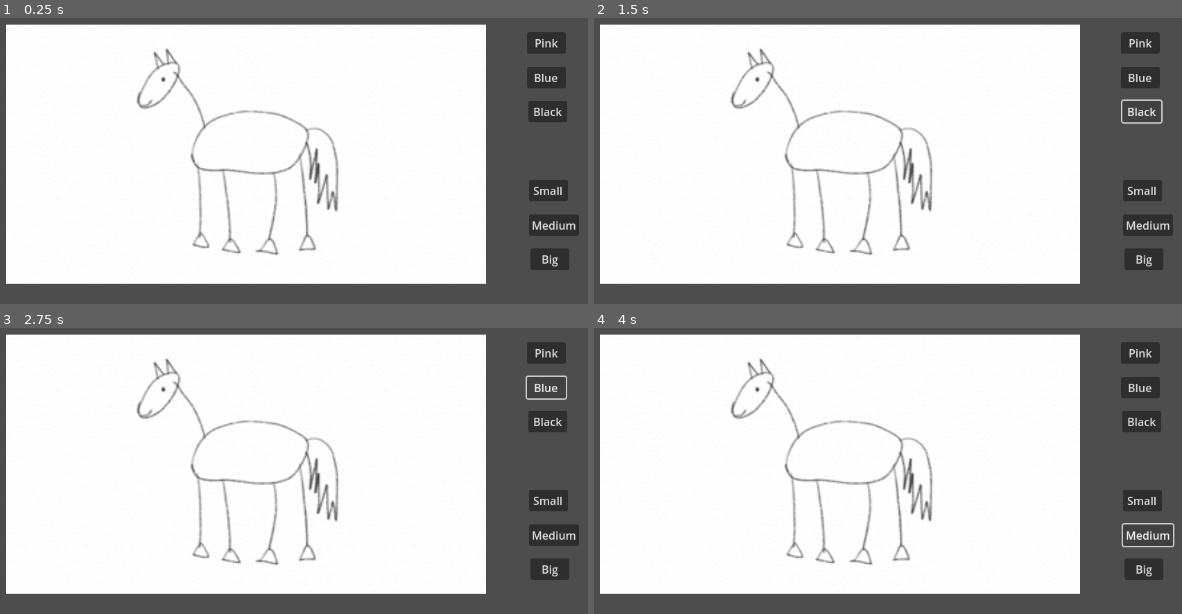
Above: before the commit, frames 1-4 (two rows, left to right).
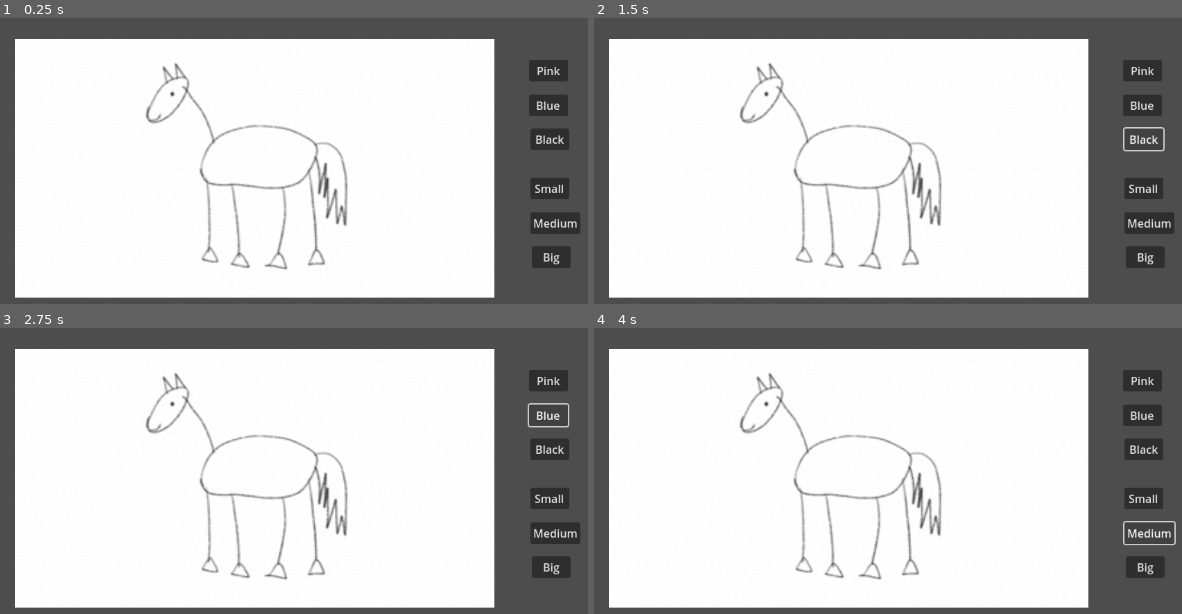
Above: after the commit, the same moments.

Repository: jtorbett23/WildJam68
Game: Godot game, scene res://main.tscn
Two runs of this game, one before a commit and one after it. Both use one fixed random seed, a clock stepped at 60 frames per second and the inputs below.
Inputs:
- Up to frame 1 (0.25 s): no input
- Up to frame 2 (1.5 s): click "Pink" at 0.5 s; click "Black" at 1.25 s
- Up to frame 3 (2.75 s): click "Blue" at 2 s
- Up to frame 4 (4 s): click "Small" at 2.75 s; click "Medium" at 3.5 s

The runs differ from the first frame. In frame 1, 18% of the frame differs, in the area x 1-99%, y 2-98%; in frame 2, 18%; in frame 3, 18%; in frame 4, 18%.

Commit message:
add screenshot of just art

Diff:
--- a/draw.gd
+++ b/draw.gd
@@ -8,10 +8,11 @@
 var min_pos : Vector2
 var max_pos : Vector2
 
-@onready var colours : Node2D = $Colours
+@onready var colours : Node2D = $"../../../Colours"
+@onready var sizes : Node2D = $"../../../Sizes"
 
 
-@onready var sizes : Node2D = $Sizes
+@onready var subviewport : SubViewport = $"../."
 
 func _draw():
 	for data in draw_data:
@@ -26,6 +27,7 @@
 		child.connect("pressed", change_size.bind(child.name))
 
 	var background : Sprite2D = $"Background"
+	subviewport.size = background.get_rect().size * background.transform.get_scale()
 	var background_size = background.get_rect().size * background.transform.get_scale()
 	min_pos = background.global_position
 	max_pos = min_pos + background_size
@@ -79,5 +81,16 @@
 			previous_draw = [[]]
 		#undo v1
 		# draw_data.pop_back()
+	if Input.is_action_just_pressed("screenshot"):
+		print("click wow")
+		take_pic("Canvas")
+	queue_redraw()
 
-	queue_redraw()
+
+func take_pic(filename=""):
+	var capture = subviewport.get_texture().get_image()
+	var _time = Time.get_datetime_string_from_system()
+
+	var filepath = "./assets/user-art/{1}-Screenshot-{0}.png".format({"0": _time, "1":filename})
+	capture.save_png(filepath)
+	# subviewport.size = original_size
--- a/main.gd
+++ b/main.gd
@@ -14,6 +14,6 @@
 	capture.save_png(filepath)
 
 # Called every frame. 'delta' is the elapsed time since the previous frame.
-func _process(_delta):
-	if Input.is_action_just_pressed("screenshot"):
-		take_pic("Input")
+# func _process(_delta):
+# 	if Input.is_action_just_pressed("screenshot"):
+# 		take_pic("Input")
--- a/main.tscn
+++ b/main.tscn
@@ -7,67 +7,77 @@
 [node name="Main" type="Node2D"]
 script = ExtResource("1_8dwot")
 
-[node name="Sprite2D" type="Sprite2D" parent="."]
-visible = false
-scale = Vector2(0.5, 0.5)
-texture = ExtResource("2_wuuug")
+[node name="Colours" type="Node2D" parent="."]
+position = Vector2(956, 146)
 
-[node name="Draw" type="Node2D" parent="."]
+[node name="Pink" type="Button" parent="Colours"]
+offset_top = 4.0
+offset_right = 56.0
+offset_bottom = 35.0
+text = "Pink"
+metadata/_edit_use_anchors_ = true
+
+[node name="Black" type="Button" parent="Colours"]
+offset_left = 2.0
+offset_top = 103.0
+offset_right = 58.0
+offset_bottom = 134.0
+text = "Black"
+metadata/_edit_use_anchors_ = true
+
+[node name="Blue" type="Button" parent="Colours"]
+offset_top = 54.0
+offset_right = 56.0
+offset_bottom = 85.0
+text = "Blue"
+metadata/_edit_use_anchors_ = true
+
+[node name="Sizes" type="Node2D" parent="."]
+position = Vector2(956, 322)
+
+[node name="Small" type="Button" parent="Sizes"]
+offset_left = 2.0
+offset_top = -2.0
+offset_right = 58.0
+offset_bottom = 29.0
+text = "Small
+"
+
+[node name="Medium" type="Button" parent="Sizes"]
+offset_left = 2.0
+offset_top = 48.0
+offset_right = 74.0
+offset_bottom = 79.0
+text = "Medium"
+
+[node name="Big" type="Button" parent="Sizes"]
+offset_left = 4.0
+offset_top = 97.0
+offset_right = 60.0
+offset_bottom = 128.0
+text = "Big"
+
+[node name="SubViewportContainer" type="SubViewportContainer" parent="."]
+z_index = -1
+y_sort_enabled = true
+offset_left = 215.0
+offset_top = 120.0
+offset_right = 1415.0
+offset_bottom = 632.0
+mouse_filter = 2
+
+[node name="SubViewport" type="SubViewport" parent="SubViewportContainer"]
+handle_input_locally = false
+size = Vector2i(1000, 512)
+render_target_update_mode = 4
+
+[node name="Draw" type="Node2D" parent="SubViewportContainer/SubViewport"]
 script = ExtResource("2_5m5p5")
 
-[node name="Background" type="Sprite2D" parent="Draw"]
+[node name="Background" type="Sprite2D" parent="SubViewportContainer/SubViewport/Draw"]
 z_index = -1
 z_as_relative = false
 y_sort_enabled = true
-position = Vector2(202, 99)
 scale = Vector2(1.92222, 1.85148)
 texture = ExtResource("2_wuuug")
 centered = false
-
-[node name="Colours" type="Node2D" parent="Draw"]
-
-[node name="Pink" type="Button" parent="Draw/Colours"]
-offset_left = 953.0
-offset_top = 110.0
-offset_right = 1009.0
-offset_bottom = 141.0
-text = "Pink"
-
-[node name="Black" type="Button" parent="Draw/Colours"]
-offset_left = 955.0
-offset_top = 209.0
-offset_right = 1011.0
-offset_bottom = 240.0
-text = "Black"
-
-[node name="Blue" type="Button" parent="Draw/Colours"]
-offset_left = 953.0
-offset_top = 160.0
-offset_right = 1009.0
-offset_bottom = 191.0
-text = "Blue"
-
-[node name="Sizes" type="Node2D" parent="Draw"]
-position = Vector2(3, 213)
-
-[node name="Small" type="Button" parent="Draw/Sizes"]
-offset_left = 953.0
-offset_top = 110.0
-offset_right = 1009.0
-offset_bottom = 141.0
-text = "Small
-"
-
-[node name="Medium" type="Button" parent="Draw/Sizes"]
-offset_left = 953.0
-offset_top = 160.0
-offset_right = 1025.0
-offset_bottom = 191.0
-text = "Medium"
-
-[node name="Big" type="Button" parent="Draw/Sizes"]
-offset_left = 955.0
-offset_top = 209.0
-offset_right = 1011.0
-offset_bottom = 240.0
-text = "Big"
